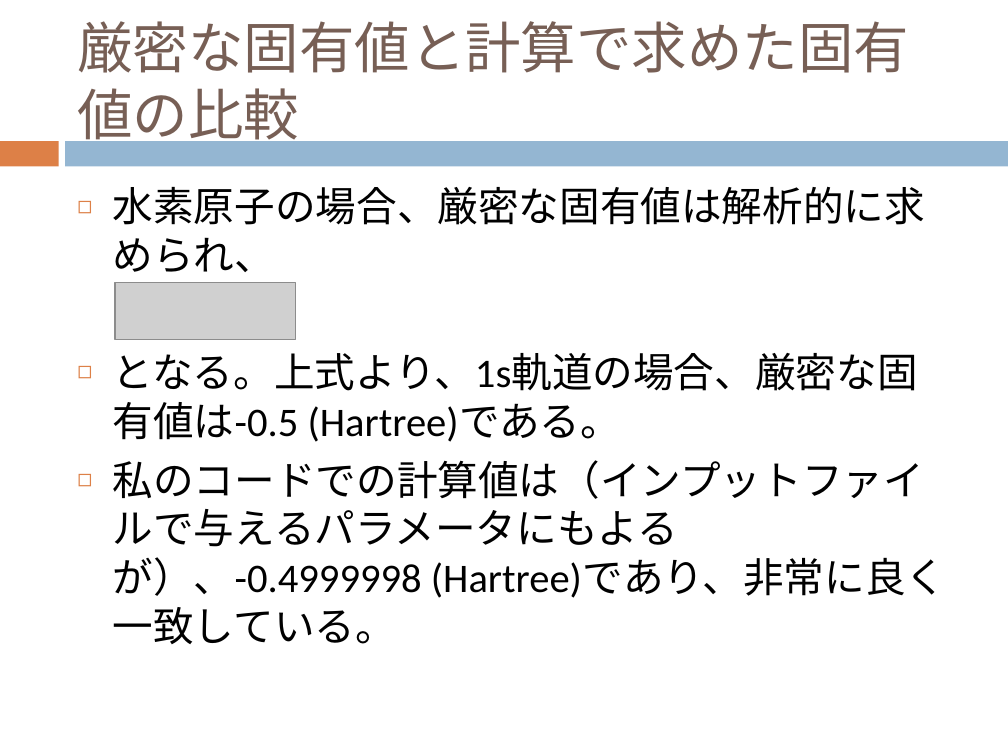
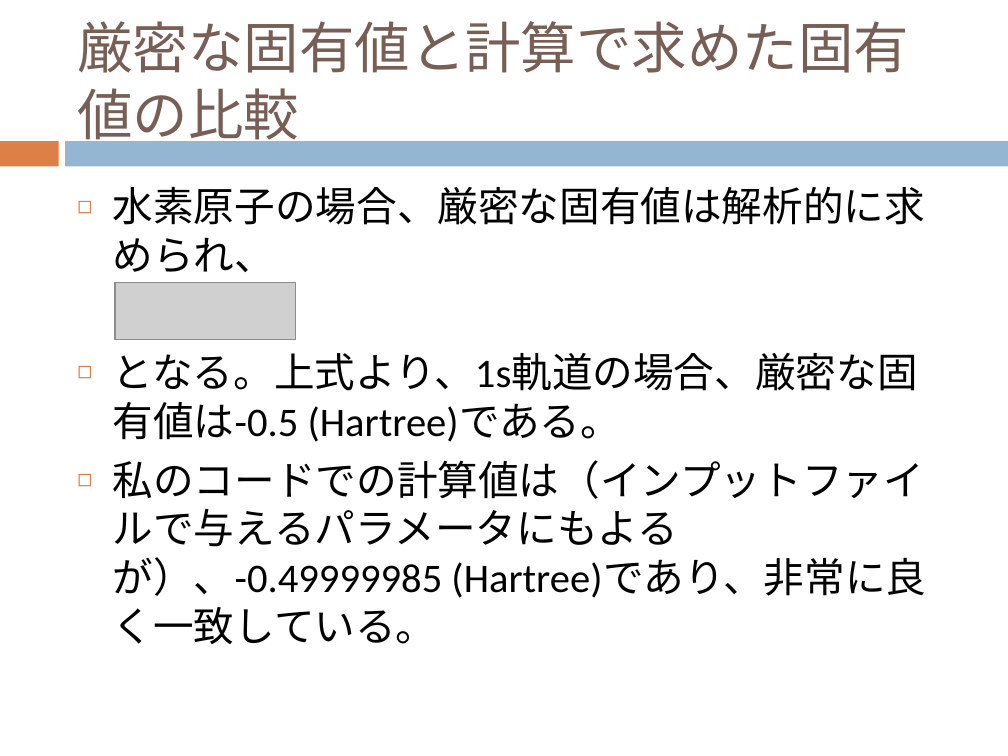
Before and after one commit to dc1394/fukui_sono2, a slide deck: slide 29 of 福井技術者の集い_その2_発表資料スライド.pptx. Drawn at 1008x756 pixels with LibreOffice and Linux fonts; fonts in the diff are those of the drawing; grey boxes stand for pictures. Boxes give left, top, right and bottom in pixels: in the first picture for what was removed or moved away, otherwise in the second. Text is boxed around its words. In the diff, an @@ line names an element or a change of style, - is before the commit and + after.

Commit message:
不足していたファイル追加

```diff
--- a/福井技術者の集い_その2_発表資料スライド.pptx
+++ b/福井技術者の集い_その2_発表資料スライド.pptx
@@ text at bbox=[113, 460, 926, 644]: text changed @@
-◻ 私のコードでの計算値は（インプットファイルで与えるパラメータにもよるが）、-0.4999998 (Hartree)であり、非常に良く一致している。
+◻ 私のコードでの計算値は（インプットファイルで与えるパラメータにもよるが）、-0.49999985 (Hartree)であり、非常に良く一致している。
```
Also in this commit, not shown: 3 other slides changed, 4 other files.
